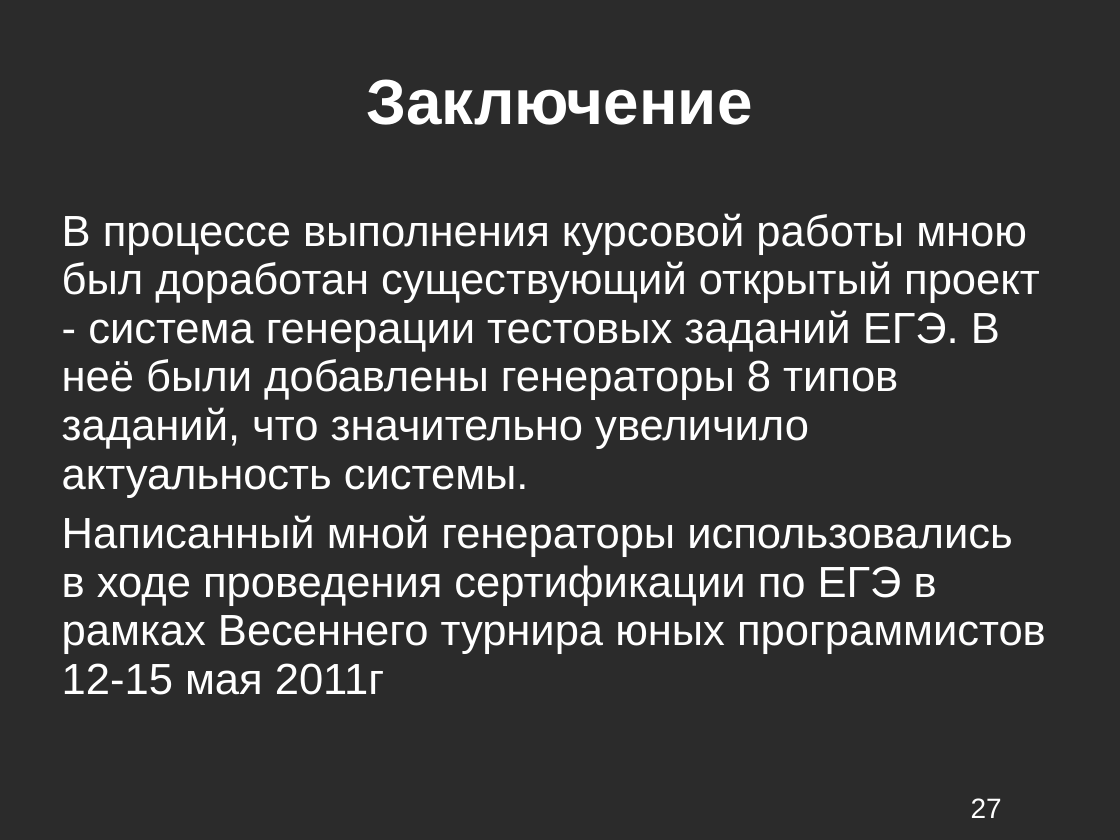
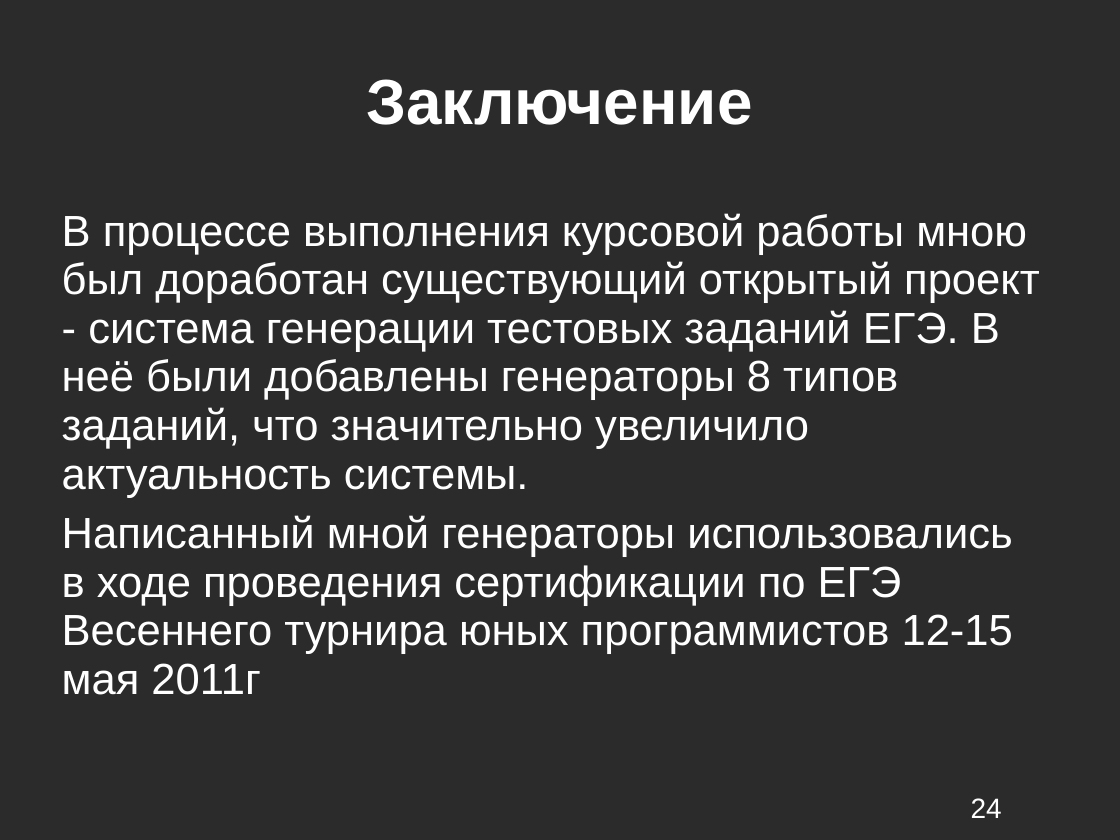
Before and after one commit to kevroletin/Coursework, a slide deck: slide 24 of 236_Кевролетин_презентация.ppt (slide 27 before the commit). Drawn at 1120x840 pixels with LibreOffice and Linux fonts; fonts in the diff are those of the drawing; background and template pictures are left out; a plain dark background stands for a picture behind light text. Boxes give left, top, right and bottom in pixels: in the first picture for what was removed or moved away, otherwise in the second. Text is boxed around its words. In the diff, an @@ line names an element or a change of style, - is before the commit and + after.

```diff
--- a/236_Кевролетин_презентация.ppt
+++ b/236_Кевролетин_презентация.ppt
@@ text at (62,515,1013,695): text changed @@
-Написанный мной генераторы использовались в ходе проведения сертификации по ЕГЭ в рамках Весеннего турнира юных программистов 12-15 мая 2011г
+Написанный мной генераторы использовались в ходе проведения сертификации по ЕГЭ Весеннего турнира юных программистов 12-15 мая 2011г
@@ page number at (971,798,1002,818): text changed @@
-27
+24
```
Also in this commit, not shown: 9 other slides changed, 3 slides removed, 3 other files.
